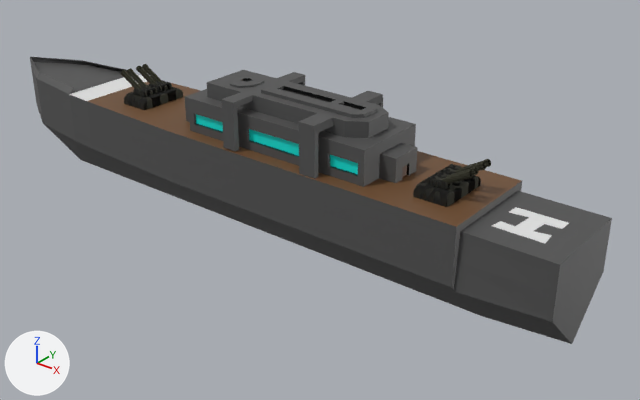
An edit to the Blender file modelajes skins/halowin/barco3x1.blend, drawn before and after from the same camera.
Both versions are drawn from a camera (50 mm lens) standing at (10.56, -11.13, 9.96) and looking at (1.11, 0.69, 2.63). Every picture has the same lights, and +X, +Y and +Z are marked at lower left.

The scene before the commit, as lines of its bpy script (objects in view):
```python
ob_cube = bpy.data.objects.new('Cube', me_cube)
ob_cube.location = (-0.16, 0.12, 2.92)
ob_cube.rotation_euler = (0.0, -1.572, 0.0)  # degrees (0, -90, 0)
ob_cube.scale = (1.03, 1.03, 1.03)
ob_cube_003 = bpy.data.objects.new('Cube.003', me_cube_003)
ob_cube_003.location = (-2.7, 0.08, 4.08)
ob_cube_003.rotation_euler = (0.0, 0.0, 3.142)  # degrees (0, 0, 180)
ob_cube_003.scale = (0.733, 0.733, 0.513)
ob_cube_004 = bpy.data.objects.new('Cube.004', me_cube_004)
ob_cube_004.location = (4.18, 0.07, 4.08)
ob_cube_004.rotation_euler = (0.0, 0.0, 6.281)  # degrees (0, 0, 360)
ob_cube_004.scale = (0.733, 0.733, 0.513)
```
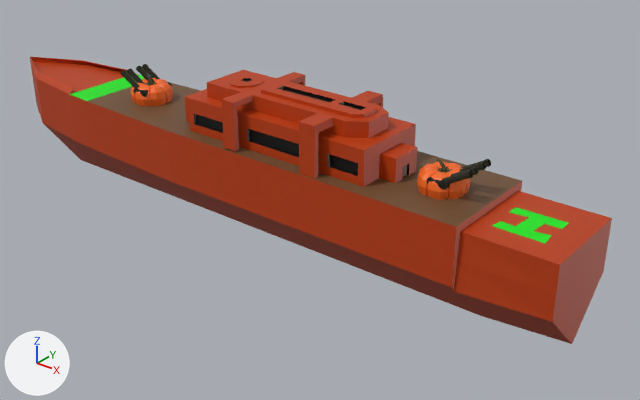
Commit message: Modelaje barco3x1 Halujin

Diff of the bpy script that builds the scene:
```diff
--- a/modelajes skins/halowin/barco3x1.blend.py
+++ b/modelajes skins/halowin/barco3x1.blend.py
@@ img_lowpoly_paletta_png_003 @@
+img_lowpoly_paletta_png_003 = load_image('LowPoly_paletta.png.003', '_unpacked/LowPoly_paletta.png', 10, 11, 'Non-Color')
@@ img_lowpoly_paletta_png_002 @@
+img_lowpoly_paletta_png_002 = load_image('LowPoly_paletta.png.002', '_unpacked/LowPoly_paletta.png', 10, 11, 'sRGB')
@@ img_lowpoly_paletta_png @@
+img_lowpoly_paletta_png = load_image('LowPoly_paletta.png', '_unpacked/LowPoly_paletta.png', 10, 11, 'sRGB')
@@ img_lowpoly_paletta_png_001 @@
+img_lowpoly_paletta_png_001 = load_image('LowPoly_paletta.png.001', '_unpacked/LowPoly_paletta.png', 10, 11, 'Non-Color')
@@ mat_grisoscuro @@
 mat_grisoscuro = principled_material('grisOscuro')
-mat_grisoscuro.base_color = (0.0834, 0.0834, 0.0834)  # dark grey #525252
+mat_grisoscuro.base_color = (0.5, 0.0445, 0.0)  # orange #bc3c00
@@ mat_blanco @@
 mat_blanco = principled_material('blanco')
-mat_blanco.base_color = (0.8, 0.8, 0.8)  # white #e7e7e7
+mat_blanco.base_color = (0.0, 0.8, 0.00151)  # green #00e705
@@ mat_celeste @@
 mat_celeste = principled_material('celeste')
-mat_celeste.base_color = (0.0, 0.8, 0.72)  # cyan #00e7dd
+mat_celeste.base_color = (0.0, 0.0, 0.0)  # black #000000
@@ mat_lowpoly_001 @@
+mat_lowpoly_001 = bpy.data.materials.new('LowPoly.001')
+# uses the picture img_lowpoly_paletta_png_002
+# uses the picture img_lowpoly_paletta_png_003
@@ mat_lowpoly @@
+mat_lowpoly = bpy.data.materials.new('LowPoly')
+# uses the picture img_lowpoly_paletta_png
+# uses the picture img_lowpoly_paletta_png_001
@@ me_cylinder_009 @@
+me_cylinder_009.from_pydata(...)  # 681 vertices, 643 faces; spans x -0.309..0.302, y -0.307..0.31, z 0.001..0.442
+me_cylinder_009.materials.append(mat_lowpoly_001)
@@ me_cylinder_008 @@
+me_cylinder_008.from_pydata(...)  # 681 vertices, 643 faces; spans x -0.309..0.302, y -0.307..0.31, z 0.001..0.442
+me_cylinder_008.materials.append(mat_lowpoly)
@@ ob_cube_003 @@
-ob_cube_003 = bpy.data.objects.new('Cube.003', me_cube_003)
-ob_cube_003.location = (-2.7, 0.08, 4.08)
-ob_cube_003.rotation_euler = (0.0, 0.0, 3.142)  # degrees (0, 0, 180)
-ob_cube_003.scale = (0.733, 0.733, 0.513)
@@ ob_cube_004 @@
-ob_cube_004 = bpy.data.objects.new('Cube.004', me_cube_004)
-ob_cube_004.location = (4.18, 0.07, 4.08)
-ob_cube_004.rotation_euler = (0.0, 0.0, 6.281)  # degrees (0, 0, 360)
-ob_cube_004.scale = (0.733, 0.733, 0.513)
@@ ob_pumpkin_001 @@
+ob_pumpkin_001 = bpy.data.objects.new('Pumpkin.001', me_cylinder_009)
+ob_pumpkin_001.location = (4.09, 0.08, 3.81)
+ob_pumpkin_001.scale = (1.38, 1.38, 1.38)
@@ ob_pumpkin @@
+ob_pumpkin = bpy.data.objects.new('Pumpkin', me_cylinder_008)
+ob_pumpkin.location = (-2.75, 0.08, 3.81)
+ob_pumpkin.scale = (1.38, 1.38, 1.38)
```

Changed parts and their boxes (x1, y1, x2, y2) in the pictures (640 x 400 px):
'Cube', recoloured (grey to brown)
    both: (30, 57, 612, 344)
'Pumpkin.001', added
    after: (417, 159, 470, 199)
'Cube.004', deleted
    before: (413, 168, 481, 207)
'Pumpkin', added
    after: (130, 75, 173, 106)
'Cube.003', deleted
    before: (124, 87, 183, 110)
